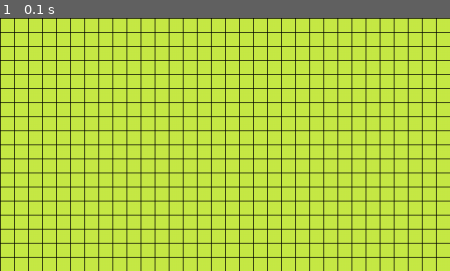
Above: before the commit, frame 1.
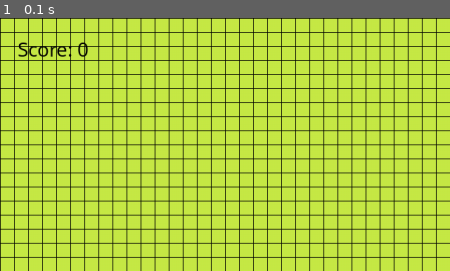
Above: after the commit, the same moment.

Repository: Dominikk27/PyGame-Snake
Game: pygame game, started from src/main.py
Same seed, same stepped clock (60 frames per second), same inputs: the game is played once before the commit and once after it.
Inputs:
- Up to frame 1 (0.1 s): no input
The pictures show only the part of the screen within x 0-50%, y 0-50%; the shares and areas given below are measured in that part.

The runs differ from the first frame. In frame 1, 0.4% of the frame differs, in the area x 4-20%, y 9-16%.

Commit message:
Snake game Ready

Diff:
--- a/src/Board/Board.py
+++ b/src/Board/Board.py
@@ -11,7 +11,6 @@
         self.rows = height//cell_size
         self.columns = width//cell_size
 
-        print("Board init")
 
 
     """ def build_board(self):
--- a/src/Food/Food.py
+++ b/src/Food/Food.py
@@ -1,12 +1,13 @@
 import random
 
 class Food:
-    def __init__(self, board, snake):
+    def __init__(self, board, snake, score):
 
         self.color = (255, 125,125)
         self.board = board
         self.snake = snake
         self.position = self._generate_food()
+        self.score = score
 
     def _generate_food(self):
         food_x = random.randint(0,self.board.columns - 1)
@@ -20,4 +21,5 @@
     def eat_food(self):
         if(self.snake.head == self.position):
             self.snake.grow = True
+            self.score.increase_score()
             self.position = self._generate_food()
--- a/src/Renderer/Render.py
+++ b/src/Renderer/Render.py
@@ -28,6 +28,11 @@
         pixel_y = food.position[1] * board.cell_size
         pygame.draw.rect(self.screen, food.color, (pixel_x, pixel_y, board.cell_size, board.cell_size))
 
+    def draw_score(self, score):
+            font = pygame.font.SysFont("Comic Sans MS", 30)
+            scoreLabel = font.render("Score: " + str(score.score), True, (0, 0, 0))
+            self.screen.blit(scoreLabel, (25, 25))
+
 
     def game_over(self):
         self.screen.fill(pygame.Color(255, 0, 0))
--- /dev/null
+++ b/src/Snake/Score.py
@@ -0,0 +1,9 @@
+class Score:
+
+    def __init__(self):
+        self.score = 0
+
+
+    def increase_score(self):
+        self.score += 1
+        print(self.score)
--- a/src/main.py
+++ b/src/main.py
@@ -1,8 +1,13 @@
 import pygame
 from Board.Board import Board
+
+from Snake.Snake import Snake
+from Snake.Score import Score
+
+from Food.Food import Food
+
 from Renderer.Render import Render
-from Snake.Snake import Snake
-from Food.Food import Food
+
 
 
 def main():
@@ -17,8 +22,8 @@
     render = Render(screen)
 
     snake = Snake(board)
-
-    food = Food(board, snake)
+    score = Score()
+    food = Food(board, snake, score)
 
 
     running = True
@@ -27,6 +32,7 @@
         if not snake.game_over:
             screen.fill(pygame.Color(199, 234, 70))
             render.draw_grid(board)
+            render.draw_score(score)
 
             snake.move_snake()
             food.eat_food()
